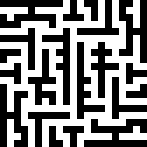
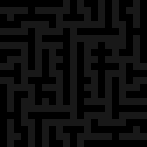
Layer changes from the first 147px x 147px image to the second:
painted on "Background" over (0, 0, 147, 147)
